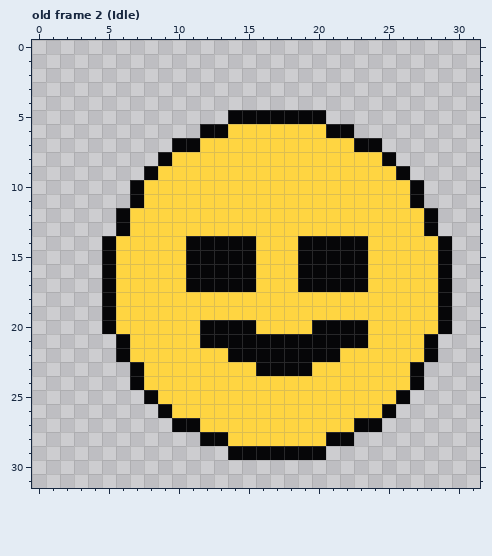
One commit to this pixel-art file: frontend/temp_pet.aseprite. The picture above is the old version.
32x32 pixels, 5 frames. Shown: old frame 2 (Idle). The commit also changed other frames, which this record leaves out.
And afterwards:
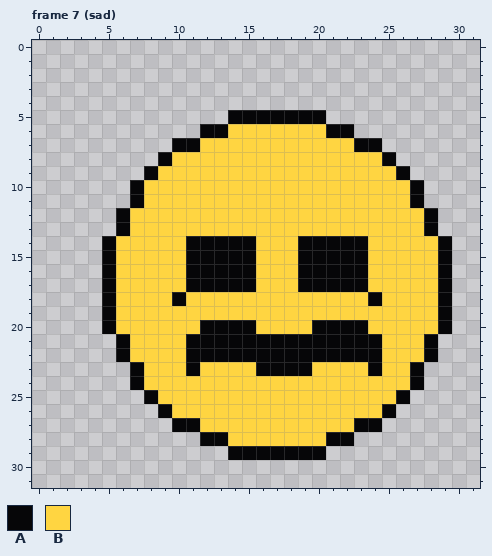
Palette (. is transparent): A #060608  B #ffd541
A new or re-ordered frame is compared with the old frame closest to it.
Change:
{"change": "frames 5 -> 8"}
{"where": "frame 7 (sad) is new; against old frame 2 (Idle)"}
{"frame":7,"y":18,"x":10,"old":"B","new":"A"}
{"frame":7,"y":18,"x":24,"old":"B","new":"A"}
{"frame":7,"y":21,"x":11,"old":"B","new":"A"}
{"frame":7,"y":21,"x":24,"old":"B","new":"A"}
{"frame":7,"y":22,"x":11,"old":"BBB","new":"AAA"}
{"frame":7,"y":22,"x":22,"old":"BBB","new":"AAA"}
{"frame":7,"y":23,"x":11,"old":"B","new":"A"}
{"frame":7,"y":23,"x":24,"old":"B","new":"A"}
{"label":"changed","picture_box":[172,292,228,376]}
{"label":"changed","picture_box":[340,292,382,376]}
